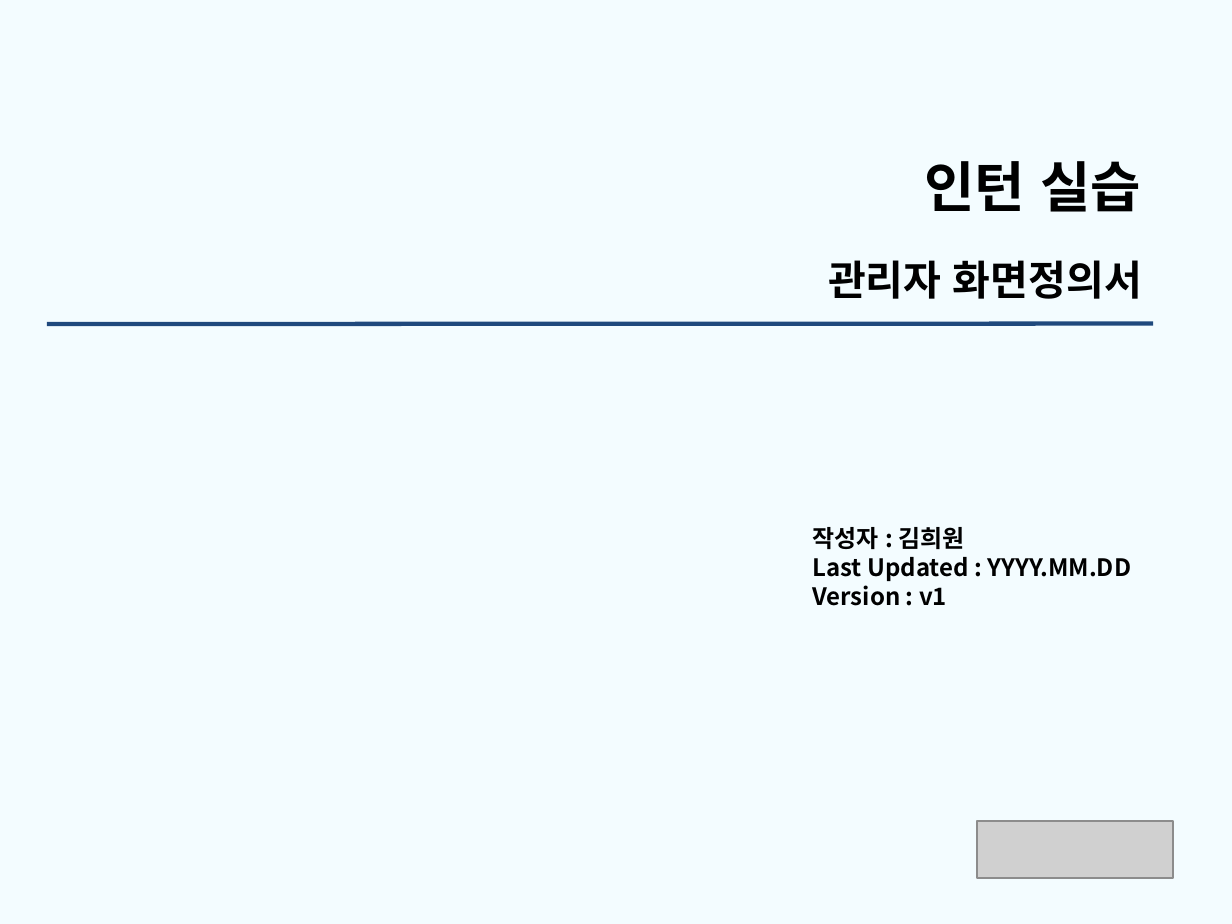
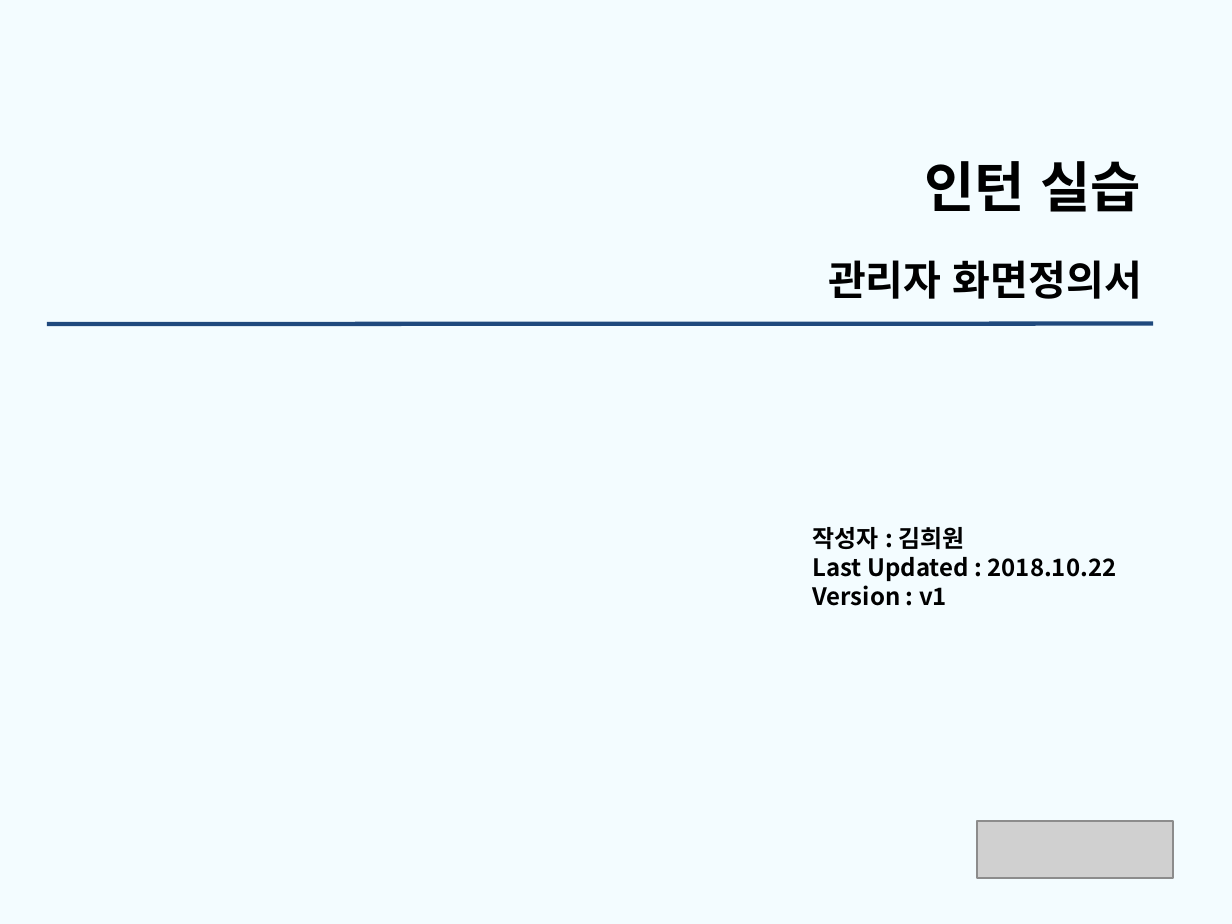
Before and after one commit to kimheewon/project, a slide deck: slide 1 of Document/인턴_김희원_산출물_화면정의서_관리자_v1.pptx. Drawn at 1232x924 pixels with LibreOffice and Linux fonts; fonts in the diff are those of the drawing; grey boxes stand for pictures. Boxes give left, top, right and bottom in pixels: in the first picture for what was removed or moved away, otherwise in the second. Text is boxed around its words. In the diff, an @@ line names an element or a change of style, - is before the commit and + after.

```diff
--- a/Document/인턴_김희원_산출물_화면정의서_관리자_v1.pptx
+++ b/Document/인턴_김희원_산출물_화면정의서_관리자_v1.pptx
@@ text at (812, 557, 1117, 581): text changed @@
-Last Updated : YYYY.MM.DD
+Last Updated : 2018.10.22
```
Also in this commit, not shown: 4 other files.
